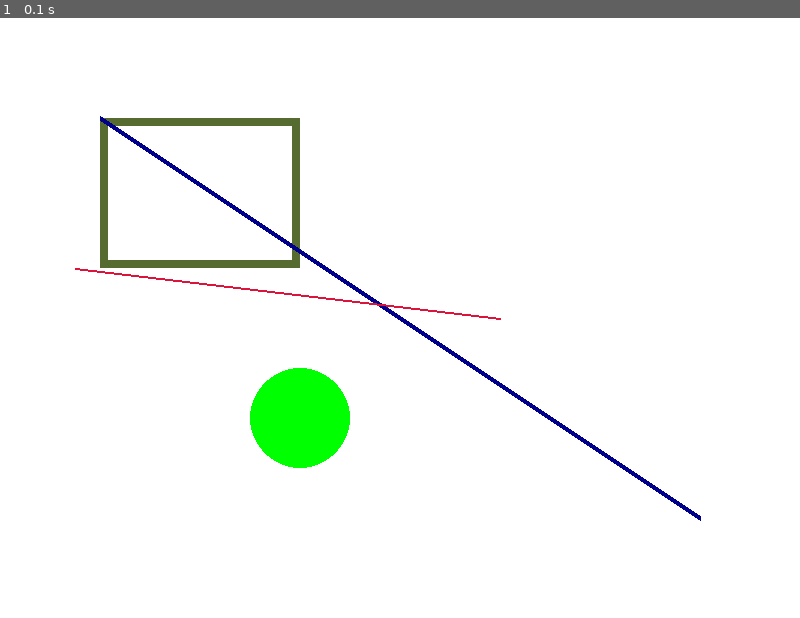
Above: before the commit, frame 1.
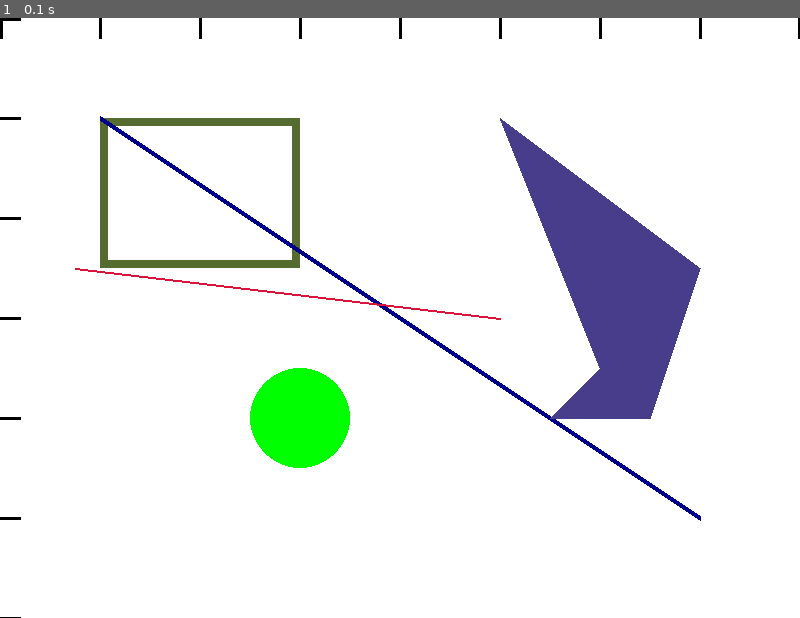
Above: after the commit, the same moment.

Repository: PhillipsJo860/pygame-basic-shapes
Game: pygame game, started from game.py
The game is run twice, just before and just after one commit, with the same random seed, the same clock (stepped at 60 frames per second) and the same inputs.
Inputs:
- Up to frame 1 (0.1 s): no input

The runs differ from the first frame. In frame 1, 5.5% of the frame differs, in the area x 0-100%, y 0-100%.

Commit message:
Update game.py

Diff:
--- a/game.py
+++ b/game.py
@@ -19,22 +19,28 @@
 
 def draw_rect(screen, rect, color, thickness):
             pygame.draw.rect(screen, color, rect, thickness)
-# Write this function above your main( ) function
+
 def draw_circle(screen, center, radius, color, thickness):
-    """Draws a circle on the Pygame window."""
     pygame.draw.circle(screen, color, center, radius, thickness)
 
-
-
-
-# Call the function that draws the circle from your main() function
-
-
-# Write function above your main( ) function
 def draw_line(surface, color, start_pos, end_pos, thickness):
     pygame.draw.line(surface, color, start_pos, end_pos, thickness)
 
+def draw_poly(screen, color, points, thickness=0):
+     pygame.draw.polygon(screen, color, points, thickness)
 
+topgrid_pos = {'start1': (1, 0), 'start2': (100, 0), 'start3': (200, 0), 'start4': (300, 0), 'start5': (400, 0), 'start6': (500, 0), 'start7': (600, 0), 'start8': (700, 0), 'start9': (799, 0), 'end1': (1, 20), 'end2': (100, 20), 'end3': (200, 20), 'end4': (300, 20), 'end5': (400, 20), 'end6': (500, 20), 'end7': (600, 20), 'end8': (700, 20), 'end9': (799, 20)}
+sidegrid_pos = {'start1': (0, 1), 'start2': (0, 100), 'start3': (0, 200), 'start4': (0, 300), 'start5': (0, 400), 'start6': (0, 500), 'start7': (0, 600), 'end1': (20, 1), 'end2': (20, 100), 'end3': (20, 200), 'end4': (20, 300), 'end5': (20, 400), 'end6': (20, 500), 'end7': (20, 600)}
+
+grid_thick = 3
+
+polly_points1 = [
+     (500, 100),
+     (600, 350),
+     (550, 400),
+     (650, 400),
+     (700, 250)
+]
 
 
 def main():
@@ -44,6 +50,25 @@
     while running:
         running = handle_events()
         screen.fill(config.COLOR_WHITE)
+
+        # Top grid
+        draw_line(screen, config.COLOR_BLACK, topgrid_pos['start1'], topgrid_pos['end1'], grid_thick)
+        draw_line(screen, config.COLOR_BLACK, topgrid_pos['start2'], topgrid_pos['end2'], grid_thick)
+        draw_line(screen, config.COLOR_BLACK, topgrid_pos['start3'], topgrid_pos['end3'], grid_thick)
+        draw_line(screen, config.COLOR_BLACK, topgrid_pos['start4'], topgrid_pos['end4'], grid_thick)
+        draw_line(screen, config.COLOR_BLACK, topgrid_pos['start5'], topgrid_pos['end5'], grid_thick)
+        draw_line(screen, config.COLOR_BLACK, topgrid_pos['start6'], topgrid_pos['end6'], grid_thick)
+        draw_line(screen, config.COLOR_BLACK, topgrid_pos['start7'], topgrid_pos['end7'], grid_thick)
+        draw_line(screen, config.COLOR_BLACK, topgrid_pos['start8'], topgrid_pos['end8'], grid_thick)
+        draw_line(screen, config.COLOR_BLACK, topgrid_pos['start9'], topgrid_pos['end9'], grid_thick)
+        # Side grid
+        draw_line(screen, config.COLOR_BLACK, sidegrid_pos['start1'], sidegrid_pos['end1'], grid_thick)
+        draw_line(screen, config.COLOR_BLACK, sidegrid_pos['start2'], sidegrid_pos['end2'], grid_thick)
+        draw_line(screen, config.COLOR_BLACK, sidegrid_pos['start3'], sidegrid_pos['end3'], grid_thick)
+        draw_line(screen, config.COLOR_BLACK, sidegrid_pos['start4'], sidegrid_pos['end4'], grid_thick)
+        draw_line(screen, config.COLOR_BLACK, sidegrid_pos['start5'], sidegrid_pos['end5'], grid_thick)
+        draw_line(screen, config.COLOR_BLACK, sidegrid_pos['start6'], sidegrid_pos['end6'], grid_thick)
+        draw_line(screen, config.COLOR_BLACK, sidegrid_pos['start7'], sidegrid_pos['end7'], grid_thick)
 
         # Rectangle
         myrect1 = [100, 100, 200, 150]
@@ -61,6 +86,9 @@
         draw_line(screen, config.COLOR_DARKBLUE, [100, 100], [700, 500], 5)
         draw_line(screen, config.COLOR_CRIMSON, [75, 250], [500, 300], 2)
 
+        # Polygon
+        draw_poly(screen, config.COLOR_DARKSLATEBLUE, polly_points1)
+
 
         pygame.display.flip()
         clock.tick(config.FPS)
